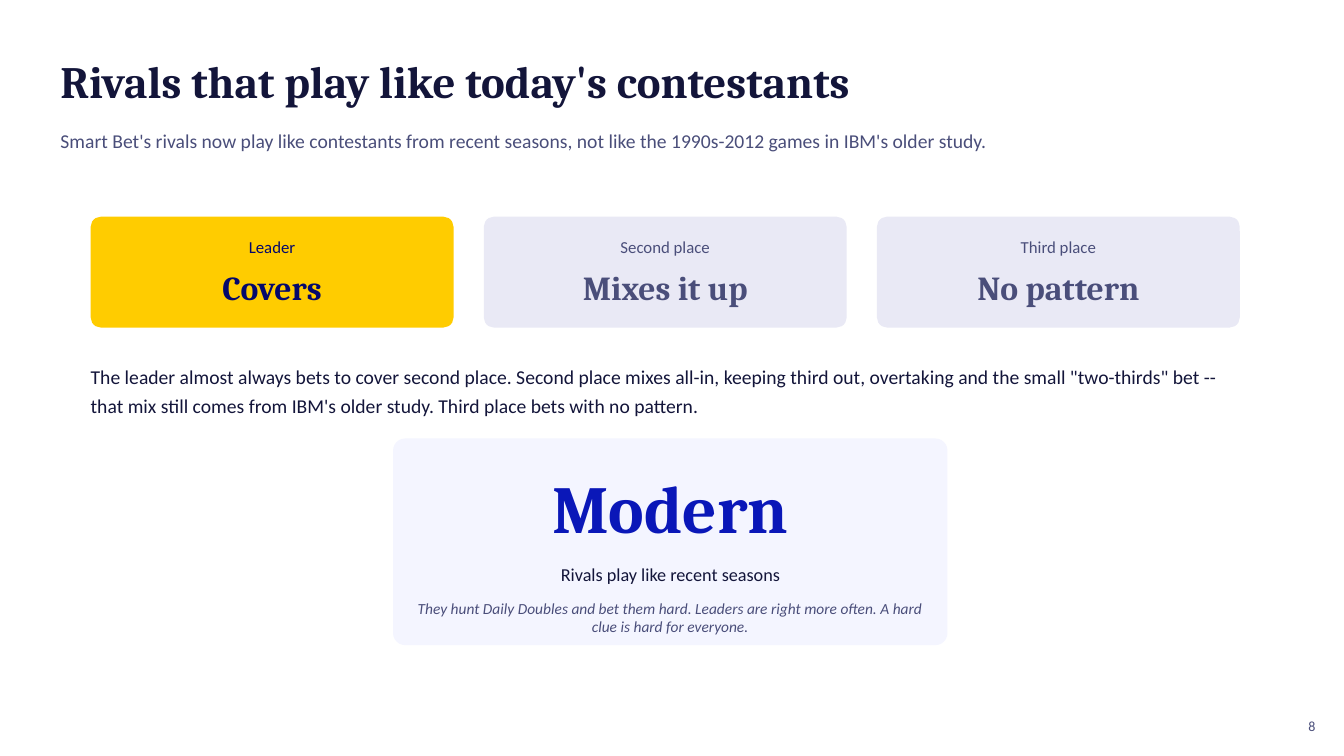
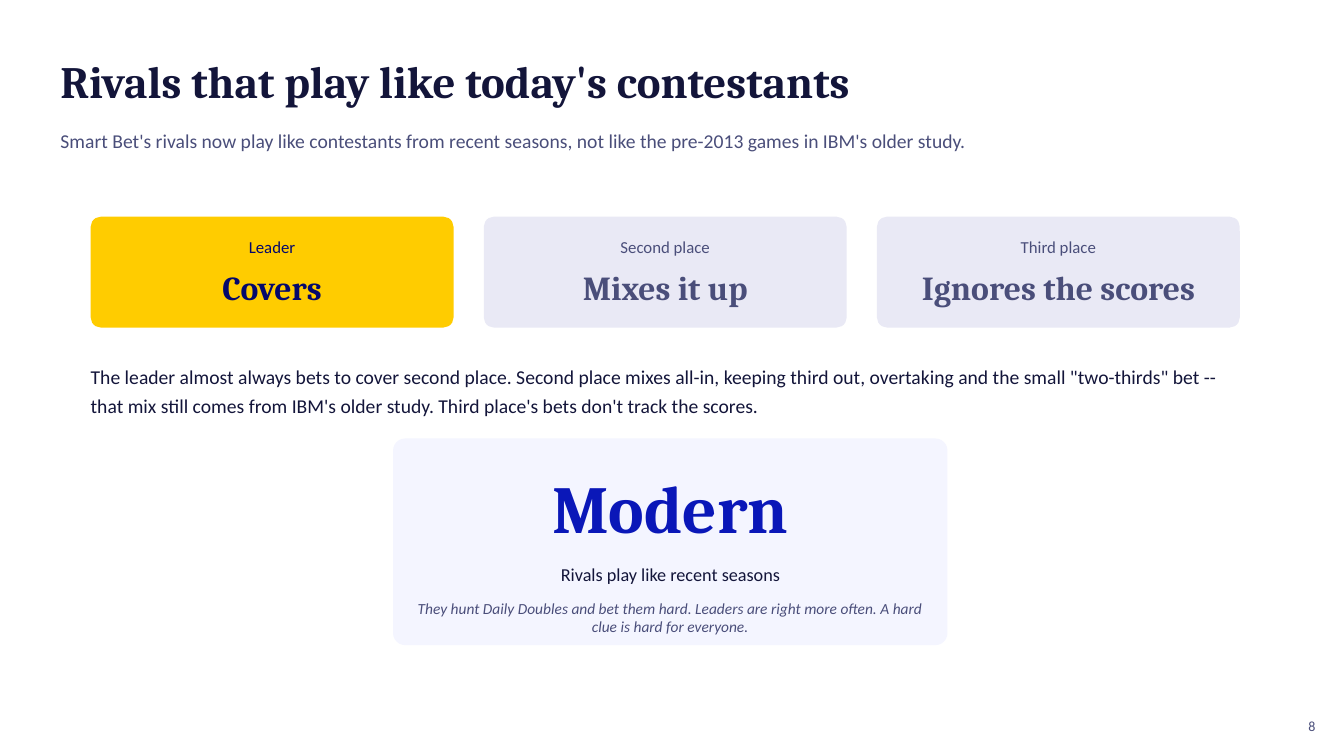
Before and after one commit to willhoop/jeopardy-wagering, a slide deck: slide 8 of docs/deck.pptx. Drawn at 1344x756 pixels with LibreOffice and Linux fonts; fonts in the diff are those of the drawing. Boxes give left, top, right and bottom in pixels: in the first picture for what was removed or moved away, otherwise in the second. Text is boxed around its words. In the diff, an @@ line names an element or a change of style, - is before the commit and + after.

```diff
--- a/docs/deck.pptx
+++ b/docs/deck.pptx
@@ text at (60,134,965,152): text changed @@
-Smart Bet's rivals now play like contestants from recent seasons, not like the 1990s-2012 games in IBM's older study.
+Smart Bet's rivals now play like contestants from recent seasons, not like the pre-2013 games in IBM's older study.
@@ text at (922,276,1195,308): text changed @@
-No pattern
+Ignores the scores
@@ text at (91,370,1200,416): text changed @@
-The leader almost always bets to cover second place. Second place mixes all-in, keeping third out, overtaking and the small "two-thirds" bet -- that mix still comes from IBM's older study. Third place bets with no pattern.
+The leader almost always bets to cover second place. Second place mixes all-in, keeping third out, overtaking and the small "two-thirds" bet -- that mix still comes from IBM's older study. Third place's bets don't track the scores.
```
Also in this commit, not shown: 29 other files.
